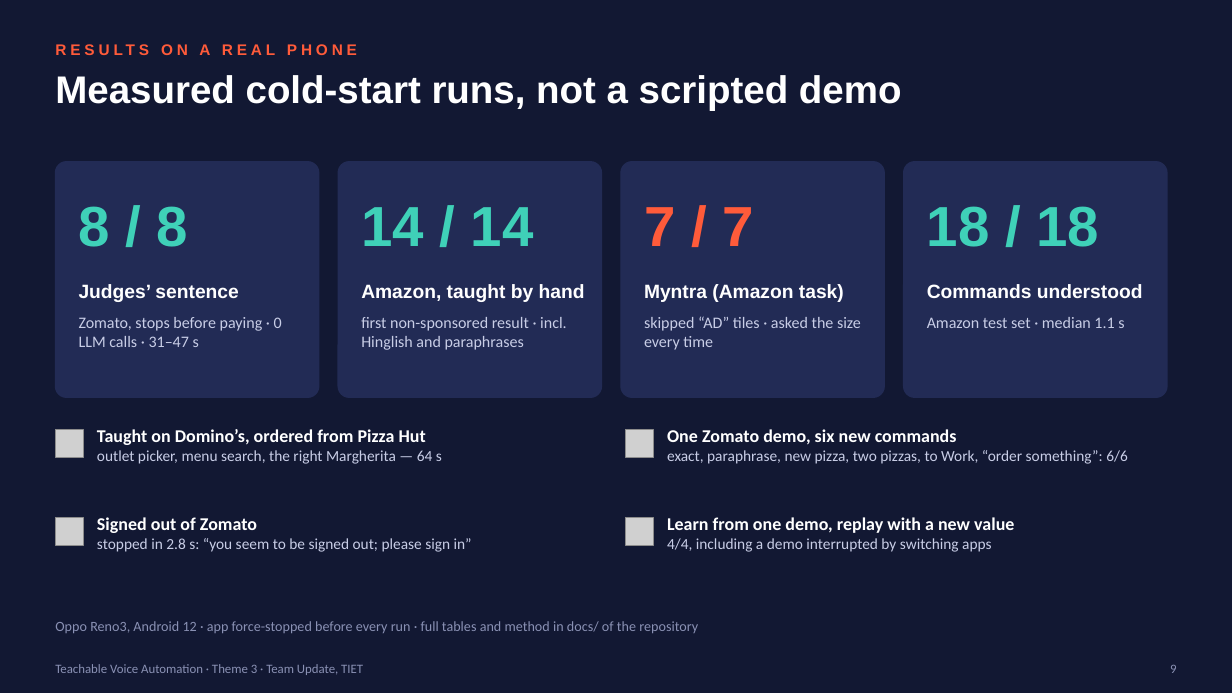
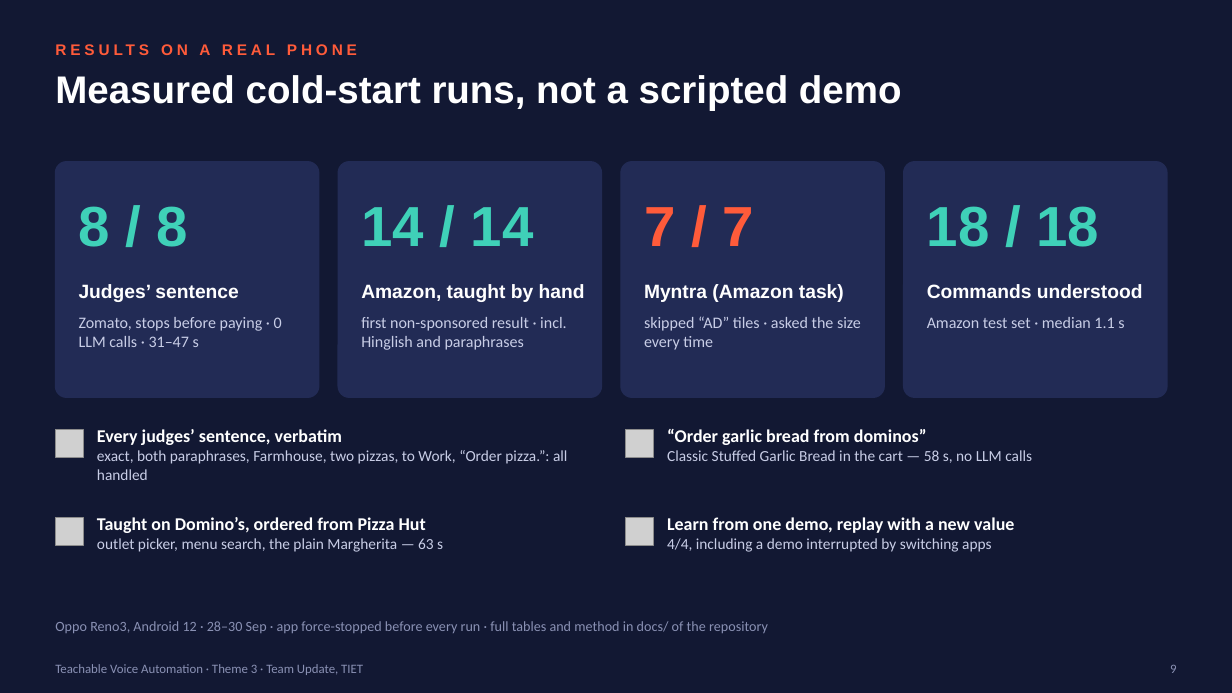
Before and after one commit to sgoel2be24-cyber/prism-teachable-voice, a slide deck: slide 9 of TIET_Update_Submission_ppt.pptx. Drawn at 1232x693 pixels with LibreOffice and Linux fonts; fonts in the diff are those of the drawing; grey boxes stand for pictures. Boxes give left, top, right and bottom in pixels: in the first picture for what was removed or moved away, otherwise in the second. Text is boxed around its words. In the diff, an @@ line names an element or a change of style, - is before the commit and + after.

```diff
--- a/TIET_Update_Submission_ppt.pptx
+++ b/TIET_Update_Submission_ppt.pptx
@@ text at (x1=97, y1=429, x2=567, y2=480): text changed @@
-Taught on Domino’s, ordered from Pizza Hut
-outlet picker, menu search, the right Margherita — 64 s
+Every judges’ sentence, verbatim
+exact, both paraphrases, Farmhouse, two pizzas, to Work, “Order pizza.”: all handled
@@ text at (x1=667, y1=429, x2=1032, y2=463): text changed @@
-One Zomato demo, six new commands
-exact, paraphrase, new pizza, two pizzas, to Work, “order something”: 6/6
+“Order garlic bread from dominos”
+Classic Stuffed Garlic Bread in the cart — 58 s, no LLM calls
@@ text at (x1=97, y1=517, x2=443, y2=552): text changed @@
-Signed out of Zomato
-stopped in 2.8 s: “you seem to be signed out; please sign in”
+Taught on Domino’s, ordered from Pizza Hut
+outlet picker, menu search, the plain Margherita — 63 s
@@ text at (x1=55, y1=621, x2=768, y2=633): text changed @@
-Oppo Reno3, Android 12 · app force-stopped before every run · full tables and method in docs/ of the repository
+Oppo Reno3, Android 12 · 28–30 Sep · app force-stopped before every run · full tables and method in docs/ of the repository
```
Also in this commit, not shown: 8 other slides changed, 1 slide added.
